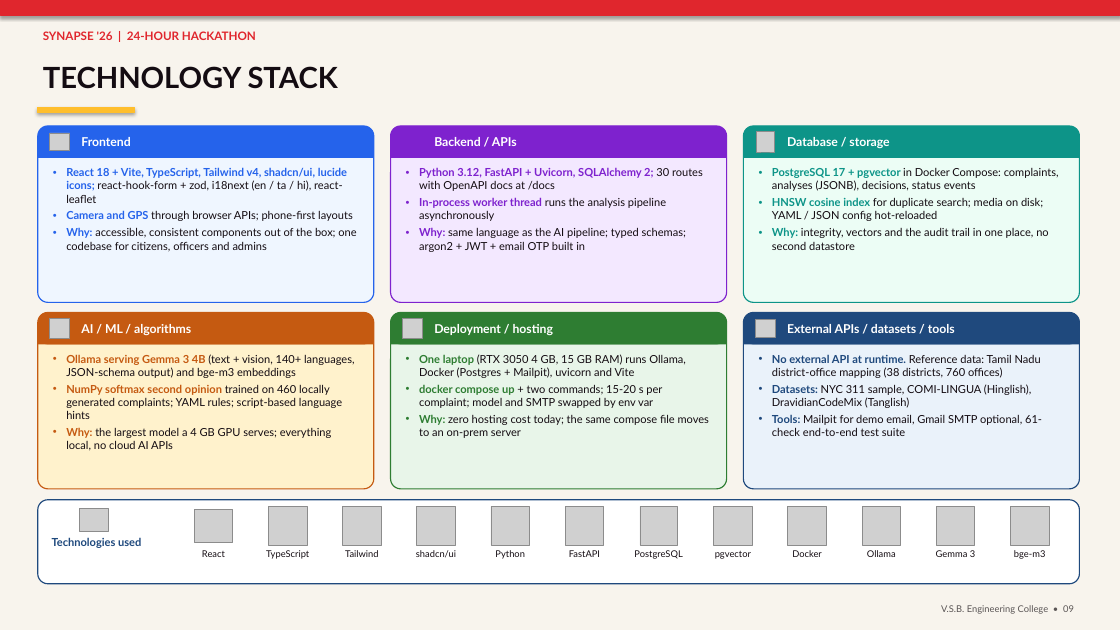
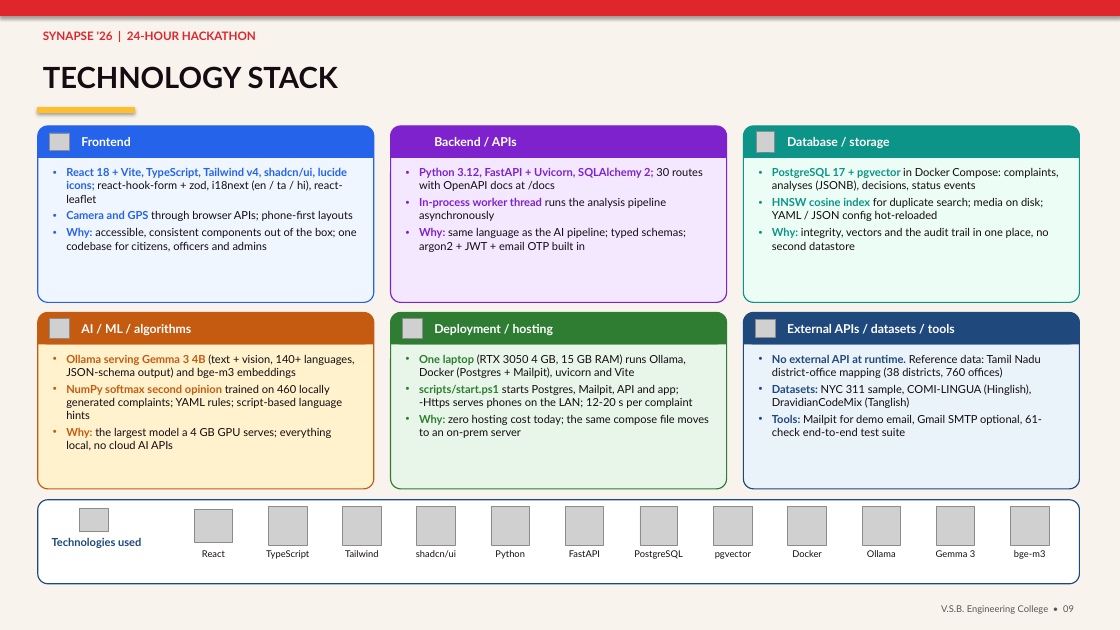
Before and after one commit to Balavigneshcse/AI_Grievance_Redressal_Prioritization_System, a slide deck: slide 6 of docs/sample.pptx. Drawn at 1120x630 pixels with LibreOffice and Linux fonts; fonts in the diff are those of the drawing; grey boxes stand for pictures; background and template pictures are left out. Boxes give left, top, right and bottom in pixels: in the first picture for what was removed or moved away, otherwise in the second. Text is boxed around its words. In the diff, an @@ line names an element or a change of style, - is before the commit and + after.

```diff
--- a/docs/sample.pptx
+++ b/docs/sample.pptx
@@ text at (419, 385, 693, 408): text changed @@
-• docker compose up + two commands; 15-20 s per complaint; model and SMTP swapped by env var
+• scripts/start.ps1 starts Postgres, Mailpit, API and app; -Https serves phones on the LAN; 12-20 s per complaint
```
Also in this commit, not shown: 4 other slides changed, 36 other files.
